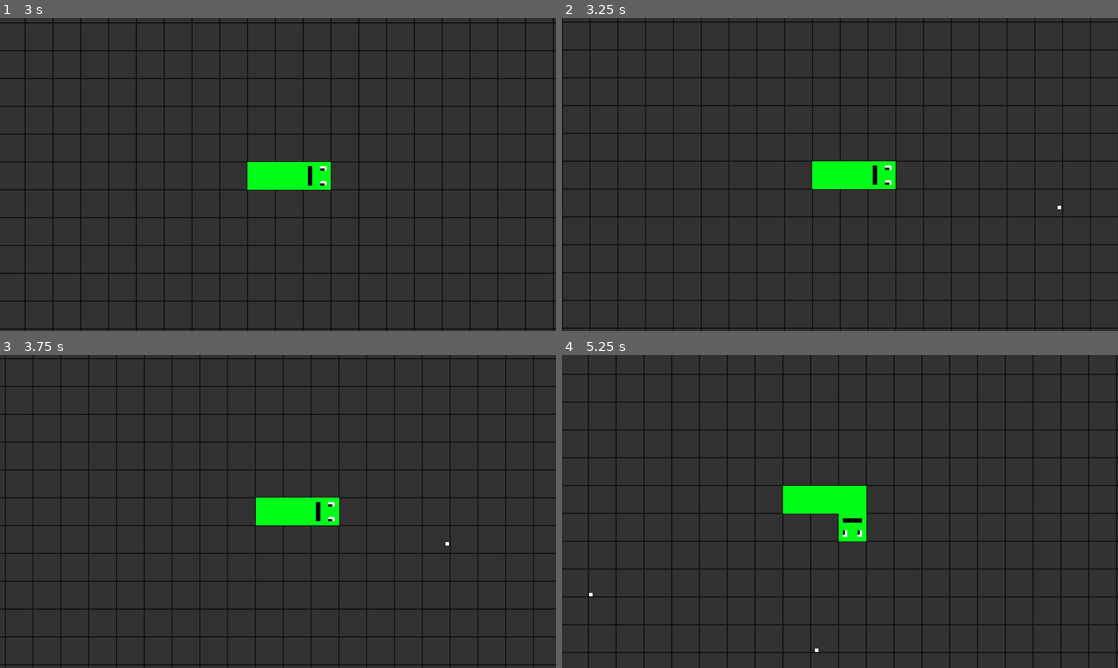
Above: before the commit, frames 1-4 (two rows, left to right).
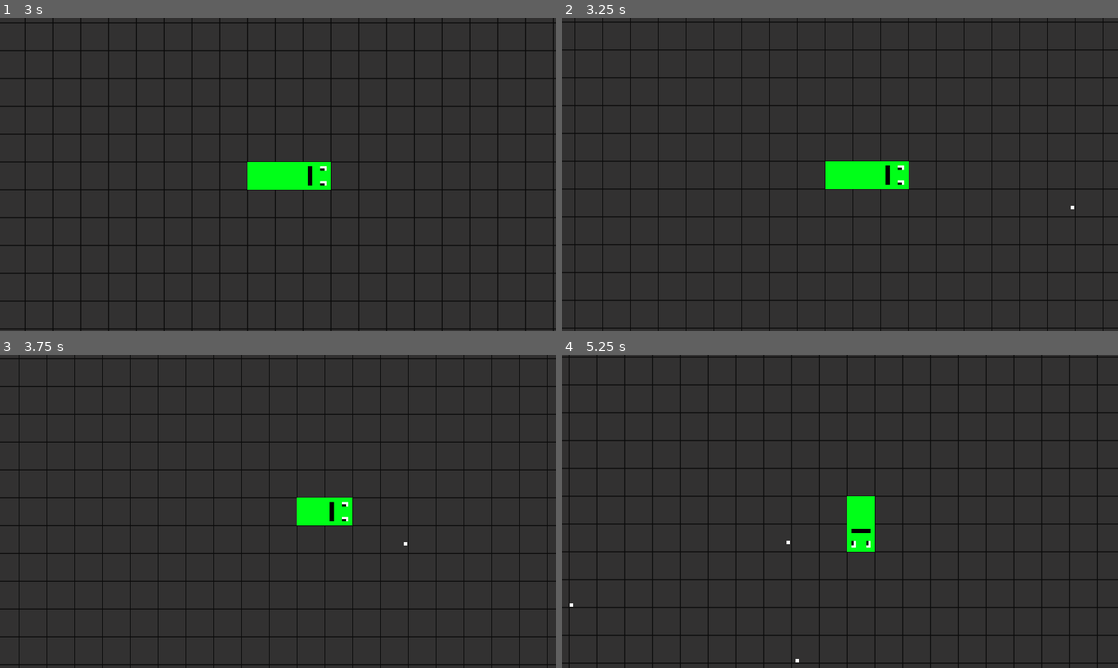
Above: after the commit, the same moments.

Repository: nath-ellis/slither.net
Game: Godot game, scene res://scenes/game.tscn
The game is run twice, just before and just after one commit, with the same random seed, the same clock (stepped at 60 frames per second) and the same inputs.
Inputs:
- Up to frame 1 (3 s): hold Right (right) 0.53-1.28 s; hold Down (down) 1.28-2.03 s; hold Right (right) 2.03-2.78 s; hold Shift (speed_up, bound only after the commit) from 2.78 s (still down)
- Up to frame 2 (3.25 s): keep holding Shift (speed_up, bound only after the commit)
- Up to frame 3 (3.75 s): release Shift (speed_up, bound only after the commit) at 3.53 s; hold Left (left) from 3.53 s (still down)
- Up to frame 4 (5.25 s): release Left (left) at 5.03 s; hold Down (down) from 5.03 s (still down)

Frame 1 is identical in both runs. In frame 2, 5.2% of the frame differs, in the area x 0-98%, y 0-100%; in frame 3, 5.8%; in frame 4, 14%, in the area x 0-100%, y 0-100%.

Commit message:
Added a way to toggle a speed boost, decreasing the player's length as it is used

Diff:
--- a/project.godot
+++ b/project.godot
@@ -56,6 +56,11 @@
 , Object(InputEventKey,"resource_local_to_scene":false,"resource_name":"","device":-1,"window_id":0,"alt_pressed":false,"shift_pressed":false,"ctrl_pressed":false,"meta_pressed":false,"pressed":false,"keycode":0,"physical_keycode":68,"key_label":0,"unicode":100,"echo":false,"script":null)
 ]
 }
+speed_up={
+"deadzone": 0.5,
+"events": [Object(InputEventKey,"resource_local_to_scene":false,"resource_name":"","device":-1,"window_id":0,"alt_pressed":false,"shift_pressed":false,"ctrl_pressed":false,"meta_pressed":false,"pressed":false,"keycode":0,"physical_keycode":4194325,"key_label":0,"unicode":0,"echo":false,"script":null)
+]
+}
 
 [rendering]
 
--- a/scripts/bit.gd
+++ b/scripts/bit.gd
@@ -9,6 +9,6 @@
 
 
 func _on_area_entered(area) -> void:
-	Manager.increase_length()
+	Manager.length += 1
 	area.get_parent().call_deferred("increase_length")
 	queue_free()
--- a/scripts/manager.gd
+++ b/scripts/manager.gd
@@ -4,8 +4,4 @@
 var player_speed = 64
 var player_vel = Vector2(player_speed, 0)
 var player_pos = Vector2()
-var length = 0
-
-
-func increase_length() -> void:
-	length += 1
+var length = 2
--- a/scripts/player.gd
+++ b/scripts/player.gd
@@ -2,6 +2,9 @@
 
 
 const PLAYER_BODY = preload("res://scenes/player_body.tscn")
+
+var sped_up = false
+var lose_length_counter = 0
 
 @onready var face = $Face
 @onready var face_sprite = $Face/Sprite
@@ -37,6 +40,12 @@
 		add_move_to()
 		Manager.player_vel = Vector2(Manager.player_speed, 0)
 
+	if Input.is_action_just_pressed("speed_up") and !sped_up and body.get_child_count() > 1:
+		sped_up = true
+
+	if Input.is_action_just_released("speed_up") and sped_up:
+		sped_up = false
+
 
 func _on_movement_timer_timeout() -> void:
 	# Rotate sprite on movement to prevent glitchiness
@@ -58,7 +67,24 @@
 	for b in body.get_children():
 		b.call("move")
 
-	movement_timer.start()
+	if sped_up:
+		# Decrease length when sped up
+		if lose_length_counter >= 5:
+			Manager.length -= 1
+
+			if body.get_child_count() > 1:
+				body.get_children()[len(body.get_children())-1].queue_free()
+
+			else:
+				sped_up = false
+
+			lose_length_counter = 0
+
+		movement_timer.start(0.1)
+		lose_length_counter += 1
+
+	else:
+		movement_timer.start(0.25)
 
 
 func increase_length() -> void:
